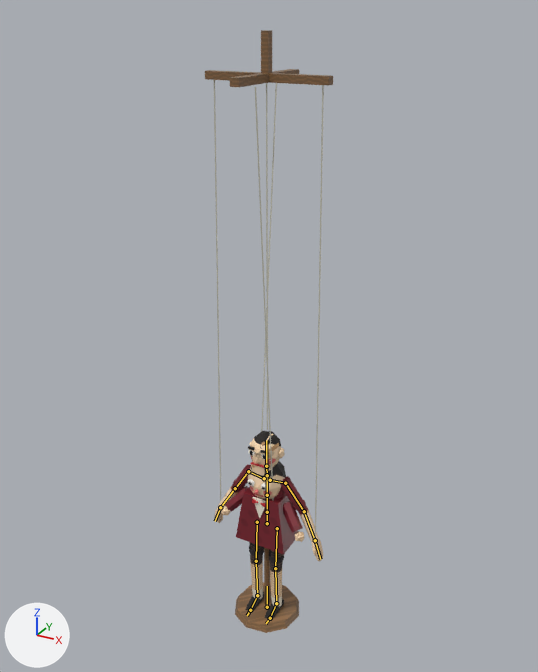
One commit to the Blender file art/mumbles.blend: the scene before it, then after it.
One viewpoint serves both versions: a 50 mm camera at (1.84, -3.33, 3.62) aimed at (0.01, 0.01, 1.96). Lighting does not change. The marker at lower left points along +X, +Y and +Z. The older version comes first. The bones that bend it are drawn over the model as lines.

In view in the first picture: 'fx_hand_puppet', 'mumbles_body', 'mumbles_strings'.
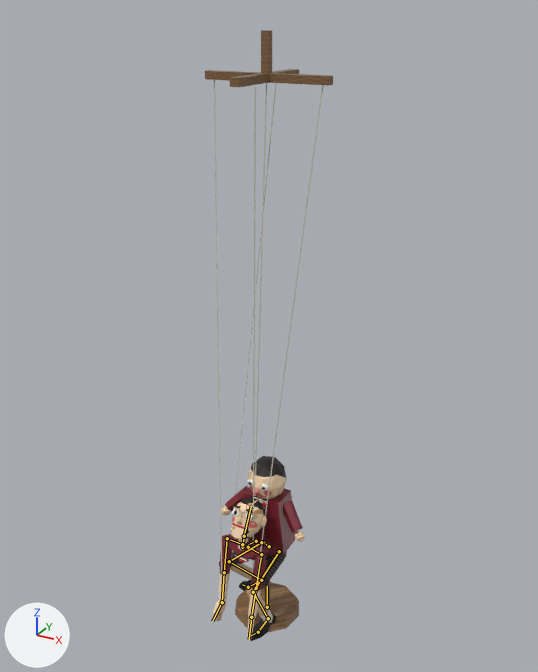
The newer file adds an action. The first version stands in its rest pose; the second is drawn at frame 4 of the action 'interact_throw'.

Location of each change, (x1, y1, x2, y2) in pixels of the pictures (538 x 672 px):
'mumbles_body', posed (32% narrower, 24% shorter)
    before: (214, 431, 323, 620)
    after: (213, 497, 287, 641)
'mumbles_strings', posed (12% taller)
    before: (205, 30, 333, 535)
    after: (205, 30, 333, 597)
bone 'hips', root to tip
    before: (267, 523) to (267, 512)
    after: (269, 546) to (263, 542)
bone 'spine', root to tip
    before: (267, 512) to (267, 495)
    after: (263, 542) to (256, 541)
bone 'chest', root to tip
    before: (267, 495) to (267, 475)
    after: (256, 541) to (242, 547)
bone 'neck', root to tip
    before: (267, 475) to (266, 466)
    after: (242, 547) to (244, 536)
bone 'head', root to tip
    before: (266, 466) to (266, 440)
    after: (244, 536) to (251, 506)
bone 'toe.L', root to tip
    before: (270, 618) to (266, 623)
    after: (258, 632) to (251, 635)
bone 'toe.R', root to tip
    before: (250, 610) to (247, 615)
    after: (248, 587) to (242, 584)

The change, as a diff of the scene's bpy script:
```diff
--- a/art/mumbles.blend.py
+++ b/art/mumbles.blend.py
@@ bone_hips @@
 bone_hips = bpy.data.objects['mumbles'].pose.bones['hips']  # child of 'root'
-bone_hips.location = (0.0, 0.0, 0.0)
-bone_hips.rotation_quaternion = (1.0, 0.0, 0.0, 0.0)  # degrees (0, 0, 0)
+bone_hips.location = (0.0, -0.2, -0.029)
+bone_hips.rotation_quaternion = (0.936, 0.341, -0.082, 0.03)  # degrees (40, -10, 0)
@@ bone_spine @@
 bone_spine = bpy.data.objects['mumbles'].pose.bones['spine']  # child of 'hips'
-bone_spine.rotation_quaternion = (1.0, 0.0, 0.0, 0.0)  # degrees (0, 0, 0)
+bone_spine.rotation_quaternion = (0.992, 0.087, 0.062, -0.062)  # degrees (10, 8, -6)
@@ bone_chest @@
 bone_chest = bpy.data.objects['mumbles'].pose.bones['chest']  # child of 'spine'
-bone_chest.rotation_quaternion = (1.0, 0.0, 0.0, 0.0)  # degrees (0, 0, 0)
+bone_chest.rotation_quaternion = (0.98, 0.191, -0.025, 0.046)  # degrees (22, -4, 5)
@@ bone_neck @@
 bone_neck = bpy.data.objects['mumbles'].pose.bones['neck']  # child of 'chest'
-bone_neck.rotation_quaternion = (1.0, 0.0, 0.0, 0.0)  # degrees (0, 0, 0)
+bone_neck.rotation_quaternion = (0.694, -0.718, 0.045, -0.028)  # degrees (-92, 1, -6)
@@ bone_head @@
 bone_head = bpy.data.objects['mumbles'].pose.bones['head']  # child of 'neck'
-bone_head.rotation_quaternion = (1.0, 0.0, 0.0, 0.0)  # degrees (0, 0, 0)
+bone_head.rotation_quaternion = (0.996, -0.087, 0.0, 0.0)  # degrees (-10, 0, 0)
@@ bone_toe_l @@
 bone_toe_l = bpy.data.objects['mumbles'].pose.bones['toe.L']  # child of 'foot.L'
-bone_toe_l.rotation_quaternion = (1.0, 0.0, 0.0, 0.0)  # degrees (0, 0, 0)
+bone_toe_l.rotation_quaternion = (0.991, 0.0, 0.009, -0.13)  # degrees (0, 1, -15)
@@ bone_toe_r @@
 bone_toe_r = bpy.data.objects['mumbles'].pose.bones['toe.R']  # child of 'foot.R'
-bone_toe_r.rotation_quaternion = (1.0, 0.0, 0.0, 0.0)  # degrees (0, 0, 0)
+bone_toe_r.rotation_quaternion = (0.906, 0.0, 0.03, -0.422)  # degrees (-1, 3, -50)
@@ bone_ik_hand_l @@
 bone_ik_hand_l = bpy.data.objects['mumbles'].pose.bones['ik_hand.L']  # child of 'root'
-bone_ik_hand_l.location = (0.0, 0.0, 0.0)
-bone_ik_hand_l.rotation_quaternion = (1.0, 0.0, 0.0, 0.0)  # degrees (0, 0, 0)
+bone_ik_hand_l.location = (0.401, 0.435, 0.383)
+bone_ik_hand_l.rotation_quaternion = (0.935, 0.266, -0.208, -0.104)  # degrees (35, -20, -19)
@@ bone_ik_foot_l @@
 bone_ik_foot_l = bpy.data.objects['mumbles'].pose.bones['ik_foot.L']  # child of 'root'
-bone_ik_foot_l.location = (0.0, 0.0, 0.0)
-bone_ik_foot_l.rotation_quaternion = (1.0, 0.0, 0.0, 0.0)  # degrees (0, 0, 0)
+bone_ik_foot_l.location = (-0.014, 0.128, 0.064)
+bone_ik_foot_l.rotation_quaternion = (0.991, 0.0, 0.058, -0.117)  # degrees (-1, 7, -13)
@@ bone_pole_knee_l @@
 bone_pole_knee_l = bpy.data.objects['mumbles'].pose.bones['pole_knee.L']  # child of 'root'
-bone_pole_knee_l.location = (0.0, 0.0, 0.0)
+bone_pole_knee_l.location = (-0.141, 0.15, 0.122)
@@ bone_ik_hand_r @@
 bone_ik_hand_r = bpy.data.objects['mumbles'].pose.bones['ik_hand.R']  # child of 'root'
-bone_ik_hand_r.location = (0.0, 0.0, 0.0)
-bone_ik_hand_r.rotation_quaternion = (1.0, 0.0, 0.0, 0.0)  # degrees (0, 0, 0)
+bone_ik_hand_r.location = (-0.401, 0.435, 0.383)
+bone_ik_hand_r.rotation_quaternion = (0.935, 0.266, 0.208, 0.104)  # degrees (35, 20, 19)
@@ bone_ik_foot_r @@
 bone_ik_foot_r = bpy.data.objects['mumbles'].pose.bones['ik_foot.R']  # child of 'root'
-bone_ik_foot_r.location = (0.0, 0.0, 0.0)
-bone_ik_foot_r.rotation_quaternion = (1.0, 0.0, 0.0, 0.0)  # degrees (0, 0, 0)
+bone_ik_foot_r.location = (0.05, -0.128, -0.064)
+bone_ik_foot_r.rotation_quaternion = (0.906, 0.0, 0.189, -0.378)  # degrees (-9, 20, -47)
@@ bone_pole_knee_r @@
 bone_pole_knee_r = bpy.data.objects['mumbles'].pose.bones['pole_knee.R']  # child of 'root'
-bone_pole_knee_r.location = (0.0, 0.0, 0.0)
+bone_pole_knee_r.location = (-0.51, 0.15, -0.357)
@@ bone_pole_elbow_r @@
 bone_pole_elbow_r = bpy.data.objects['mumbles'].pose.bones['pole_elbow.R']  # child of 'root'
-bone_pole_elbow_r.location = (0.0, 0.0, 0.0)
+bone_pole_elbow_r.location = (-0.007, -0.986, 0.364)
```
